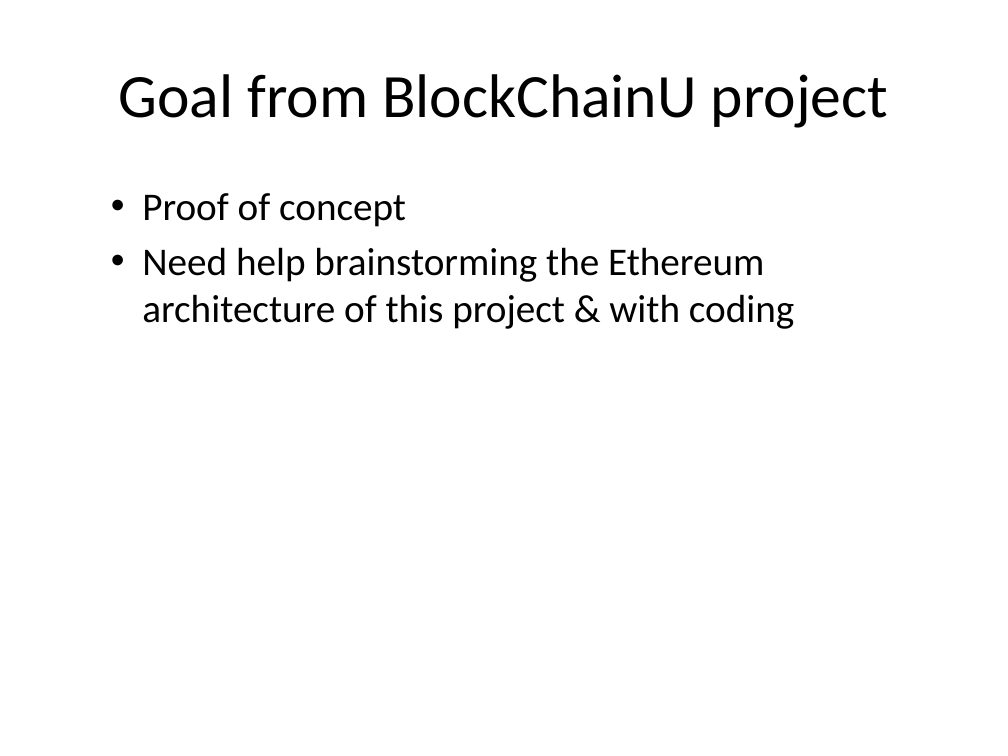
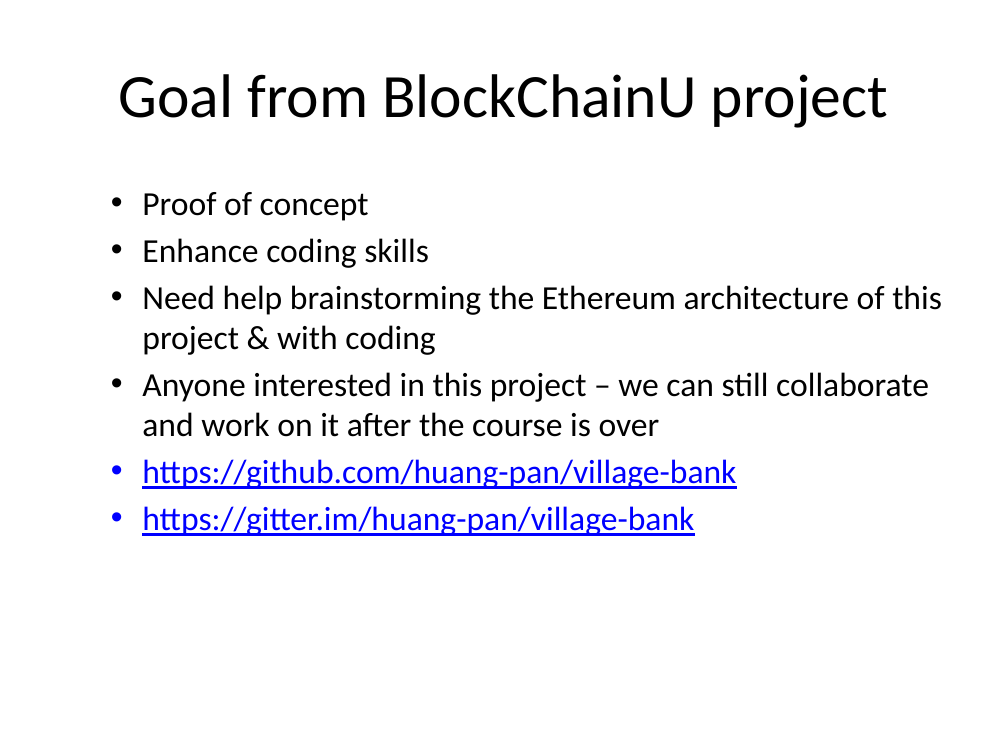
Before and after one commit to huang-pan/village-bank, a slide deck: slide 30 of Village Bank.pptx. Drawn at 1008x756 pixels with LibreOffice and Linux fonts; fonts in the diff are those of the drawing. Boxes give left, top, right and bottom in pixels: in the first picture for what was removed or moved away, otherwise in the second. Text is boxed around its words. In the diff, an @@ line names an element or a change of style, - is before the commit and + after.

```diff
--- a/Village Bank.pptx
+++ b/Village Bank.pptx
@@ text at <box>142,192,942,355</box>: size 28 to 24 pt in "Proof of concept", "Need help brainstorming the Ethereum architecture of ..." @@
@@ text at <box>142,238,429,268</box>: paragraph added @@
+  • Enhance coding skills
@@ text at <box>142,372,929,536</box>: paragraphs added @@
+  • Anyone interested in this project – we can still collaborate and work on it after the course is over
+  • https://github.com/huang-pan/village-bank
+  • https://gitter.im/huang-pan/village-bank
```
Also in this commit, not shown: 4 other slides changed.
